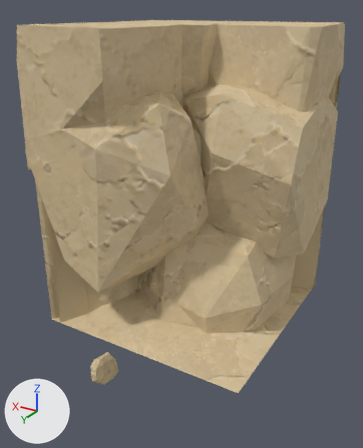
One commit to the glTF model assets/custom/models/ground_modules/ground_bottom_square_corner_04.glb: the scene before it, then after it.
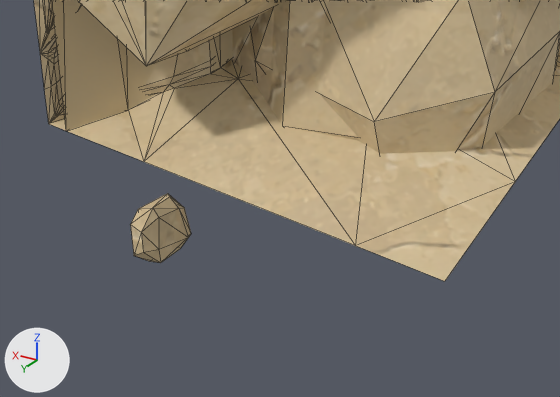
Each version appears first whole from a camera (50 mm lens) standing at (-0.61, 2.46, 1.06) and looking at (0.57, 0.48, 0.07), and next in a close-up on the part from 8% to 80% of the width and 58% to 100% of the height. Every picture has the same lights, and +X, +Y and +Z are marked at lower left. The older version's two pictures come first. The close-ups show mesh edges as thin lines. Vertices at exactly the same position are counted once.

In view in the first close-up: 'GroundBottomSquareCorner04_Body'.
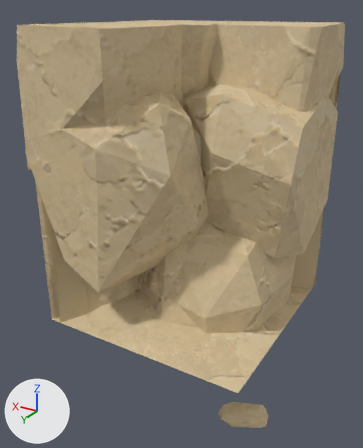
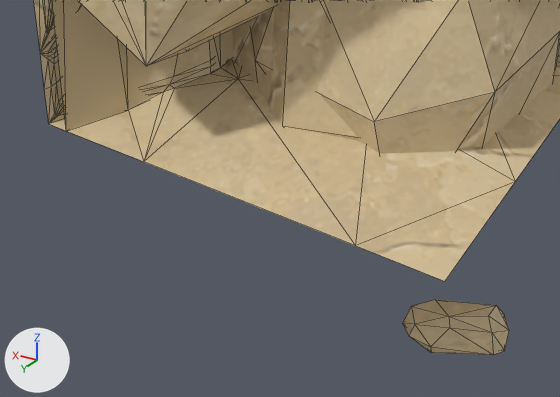
Boxes [x1, y1, x2, y2] around the edits, measured in the close-ups (560 x 397 px; the box of a moved part takes in the faces that stretch with it):
'GroundBottomSquareCorner04_Body', reshaped: before [34, 0, 560, 281]; after [34, 0, 560, 355]
part 1 of me_groundbottomsquarecorner04_bodyshouldermesh, moved or reshaped: before [130, 193, 191, 263]; after [403, 300, 509, 355]

The change, as a list of edits to the scene's bpy script:
```text
Change me_groundbottomsquarecorner04_bodyshouldermesh:
    remove me_groundbottomsquarecorner04_bodyshouldermesh.from_pydata(...)  # 916 vertices, 1642 faces; spans x 0.0..1.04, y -0.04..1.0, z -0.96..1.0
    add me_groundbottomsquarecorner04_bodyshouldermesh.from_pydata(...)  # 916 vertices, 1642 faces; spans x 0.0..1.04, y -0.04..1.0, z -0.86..1.0
    me_groundbottomsquarecorner04_bodyshouldermesh part 1
    me_groundbottomsquarecorner04_bodyshouldermesh.vertices[802].co: (1.02, 0.7, -0.79) -> (0.17, 0.64, -0.75)  # pixel (138, 208) -> pixel (435, 299)
    me_groundbottomsquarecorner04_bodyshouldermesh.vertices[803].co: (1.01, 0.75, -0.81) -> (0.21, 0.69, -0.75)  # pixel (130, 224) -> pixel (411, 306)
    me_groundbottomsquarecorner04_bodyshouldermesh.vertices[804].co: (0.98, 0.69, -0.78) -> (0.13, 0.66, -0.76)  # pixel (152, 207) -> pixel (448, 316)
    me_groundbottomsquarecorner04_bodyshouldermesh.vertices[805].co: (0.98, 0.75, -0.82) -> (0.19, 0.72, -0.76)  # pixel (141, 232) -> pixel (414, 324)
    me_groundbottomsquarecorner04_bodyshouldermesh.vertices[806].co: (0.97, 0.69, -0.8) -> (0.12, 0.68, -0.78)  # pixel (158, 217) -> pixel (449, 327)
    me_groundbottomsquarecorner04_bodyshouldermesh.vertices[807].co: (0.96, 0.61, -0.83) -> (0.04, 0.61, -0.81)  # pixel (178, 208) -> pixel (491, 332)
    me_groundbottomsquarecorner04_bodyshouldermesh.vertices[808].co: (0.99, 0.61, -0.8) -> (0.06, 0.59, -0.79)  # pixel (169, 196) -> pixel (488, 315)
    me_groundbottomsquarecorner04_bodyshouldermesh.vertices[809].co: (1.02, 0.59, -0.81) -> (0.06, 0.54, -0.79)  # pixel (167, 193) -> pixel (496, 305)
    me_groundbottomsquarecorner04_bodyshouldermesh.vertices[810].co: (1.03, 0.63, -0.86) -> (0.11, 0.56, -0.8)
    me_groundbottomsquarecorner04_bodyshouldermesh.vertices[811].co: (1.03, 0.7, -0.85) -> (0.18, 0.62, -0.78)
    me_groundbottomsquarecorner04_bodyshouldermesh.vertices[812].co: (1.0, 0.76, -0.9) -> (0.22, 0.71, -0.79)  # pixel (133, 255) -> pixel (402, 323)
    me_groundbottomsquarecorner04_bodyshouldermesh.vertices[813].co: (0.97, 0.76, -0.87) -> (0.19, 0.73, -0.79)  # pixel (143, 252) -> pixel (408, 335)
    me_groundbottomsquarecorner04_bodyshouldermesh.vertices[814].co: (0.95, 0.72, -0.88) -> (0.14, 0.72, -0.81)  # pixel (158, 249) -> pixel (430, 346)
    me_groundbottomsquarecorner04_bodyshouldermesh.vertices[815].co: (0.94, 0.6, -0.92) -> (0.03, 0.63, -0.86)  # pixel (188, 237) -> pixel (493, 354)
    me_groundbottomsquarecorner04_bodyshouldermesh.vertices[816].co: (0.95, 0.58, -0.93) -> (0.01, 0.59, -0.86)  # pixel (191, 233) -> pixel (504, 350)
    me_groundbottomsquarecorner04_bodyshouldermesh.vertices[817].co: (0.97, 0.57, -0.86) -> (0.01, 0.56, -0.83)  # pixel (184, 207) -> pixel (509, 330)
    me_groundbottomsquarecorner04_bodyshouldermesh.vertices[818].co: (1.01, 0.57, -0.85) -> (0.04, 0.53, -0.82)  # not seen -> pixel (504, 314)
    me_groundbottomsquarecorner04_bodyshouldermesh.vertices[819].co: (0.99, 0.58, -0.93) -> (0.04, 0.55, -0.85)
    me_groundbottomsquarecorner04_bodyshouldermesh.vertices[820].co: (1.01, 0.63, -0.93) -> (0.11, 0.58, -0.83)
    me_groundbottomsquarecorner04_bodyshouldermesh.vertices[821].co: (1.02, 0.7, -0.91) -> (0.18, 0.63, -0.81)
    me_groundbottomsquarecorner04_bodyshouldermesh.vertices[822].co: (0.99, 0.71, -0.94) -> (0.18, 0.68, -0.83)  # pixel (149, 261) -> not seen
    me_groundbottomsquarecorner04_bodyshouldermesh.vertices[823].co: (0.95, 0.71, -0.93) -> (0.14, 0.72, -0.83)  # pixel (160, 262) -> pixel (431, 352)
    me_groundbottomsquarecorner04_bodyshouldermesh.vertices[824].co: (0.95, 0.62, -0.95) -> (0.06, 0.63, -0.86)  # pixel (180, 248) -> not seen
    me_groundbottomsquarecorner04_bodyshouldermesh.vertices[825].co: (0.99, 0.62, -0.96) -> (0.08, 0.6, -0.86)
```
